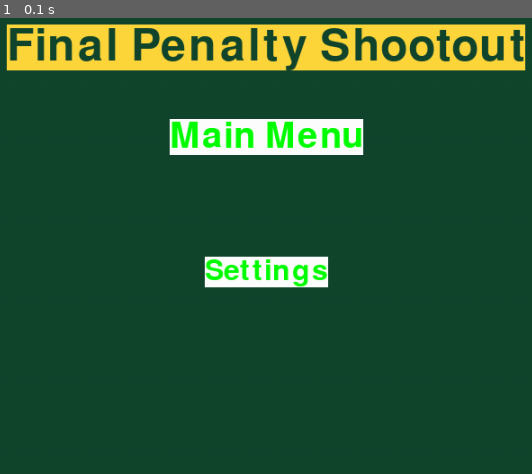
Above: before the commit, frame 1.
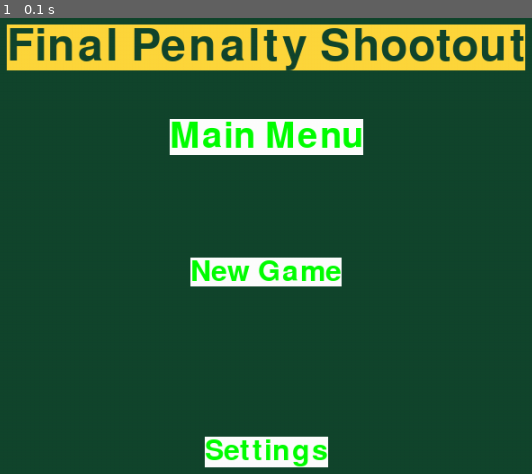
Above: after the commit, the same moment.

Repository: Jahmai-NW/sixth_form_programming
Game: pygame game, started from Football Solution/project.py
The game is run twice, just before and just after one commit, with the same random seed, the same clock (stepped at 60 frames per second) and the same inputs.
Inputs:
- Up to frame 1 (0.1 s): no input

The runs differ from the first frame. In frame 1, 2.9% of the frame differs, in the area x 35-65%, y 52-99%.

Commit message:
design of main menu/figuring out buttons

Diff:
--- a/Football Solution/classes.py
+++ b/Football Solution/classes.py
@@ -40,7 +40,7 @@
         return self.totalScore
 
     def setShotDirection(self, shotDirection):
-        self.shotDirection = theShotDirection
+        self.shotDirection = shotDirection
 
     def getShotDirection(self):
         return self.shotDirection
--- a/Football Solution/project.py
+++ b/Football Solution/project.py
@@ -1,4 +1,6 @@
 import pygame
+import sys
+import classes
 
 pygame.init() #initiates pygame module
 screen = pygame.display.set_mode((1000, 600)) #establishes the size of the screen to be displayed
@@ -7,6 +9,9 @@
 
 clock = pygame.time.Clock() #creates a clock object which keeps track of time
 running = True #running set to true
+
+mouse = pygame.mouse.get_pos()  # stores the (x,y) coordinates into
+# the variable as a tuple
 
 
 titlePanel = pygame.Surface((200, 600)) #creates a new surface object with the specified size (200, 600) which can be used to draw on and display on the screen
@@ -25,7 +30,29 @@
 font = pygame.font.Font('freesansbold.ttf', 32) #creates a font object with the specified font file and size
 settingsMessage = font.render("Settings", True, (0, 255, 0), (255, 255, 255)) #creates a text message to be displayed on the screen, with the text "Settings", in green colour (0, 255, 0) with a background colour of blue (0, 0, 128)
 settingsRect = settingsMessage.get_rect() #this gets the rectangular area of the settings message
-settingsRect.center = (500, 300) #coordinates of the center of the settings message
+settingsRect.center = (500, 500) #coordinates of the center of the settings message
+
+
+newGamePanel = pygame.Surface((400, 200)) #creates a new surface object with the specified size (400, 200) which can be used to draw on and display on the screen
+font = pygame.font.Font('freesansbold.ttf', 32) #creates a font object with the specified font file and size
+newGameMessage = font.render("New Game", True, (0, 255, 0), (255, 255, 255)) #creates a text message to be displayed on the screen, with the text "Settings", in green colour (0, 255, 0) with a background colour of blue (0, 0, 128)
+newGameRect = newGameMessage.get_rect() #this gets the rectangular area of the settings message
+newGameRect.center = (500, 300) #coordinates of the center of the settings message
+
+
+##########################
+
+def settingsScreen():
+    screen.fill((18, 70, 45))
+
+def customisationScreen():
+    screen.fill((18, 70, 45))
+
+def instructionsScreen():
+    screen.fill((18, 70, 45))
+
+
+
 
 
 while running: #as long as running is true
@@ -35,12 +62,16 @@
         if event.type == pygame.QUIT:
             running = False #running is changed to False, meaning this loop stops
 
+
+
     # fill the screen with a color to wipe away anything from last frame
     screen.fill((18, 70, 45)) #fills the screen with a color (18, 70, 45) which is a shade of green (may be changed to a different color later)
 
     screen.blit(titleMessage, titleRect)
     screen.blit(mainMenuMessage, mainMenuRect)
     screen.blit(settingsMessage, settingsRect)
+    screen.blit(newGameMessage, newGameRect)
+
 
     # flip() the display to put your work on screen
     pygame.display.update()
--- a/OOP projects/bank.py
+++ b/OOP projects/bank.py
@@ -50,7 +50,7 @@
 
 def option4():
     enterName = input("Please enter your full name: ")
-    if Account.
+    # if Account.
 
 
 ###########################################################################################################################################################
